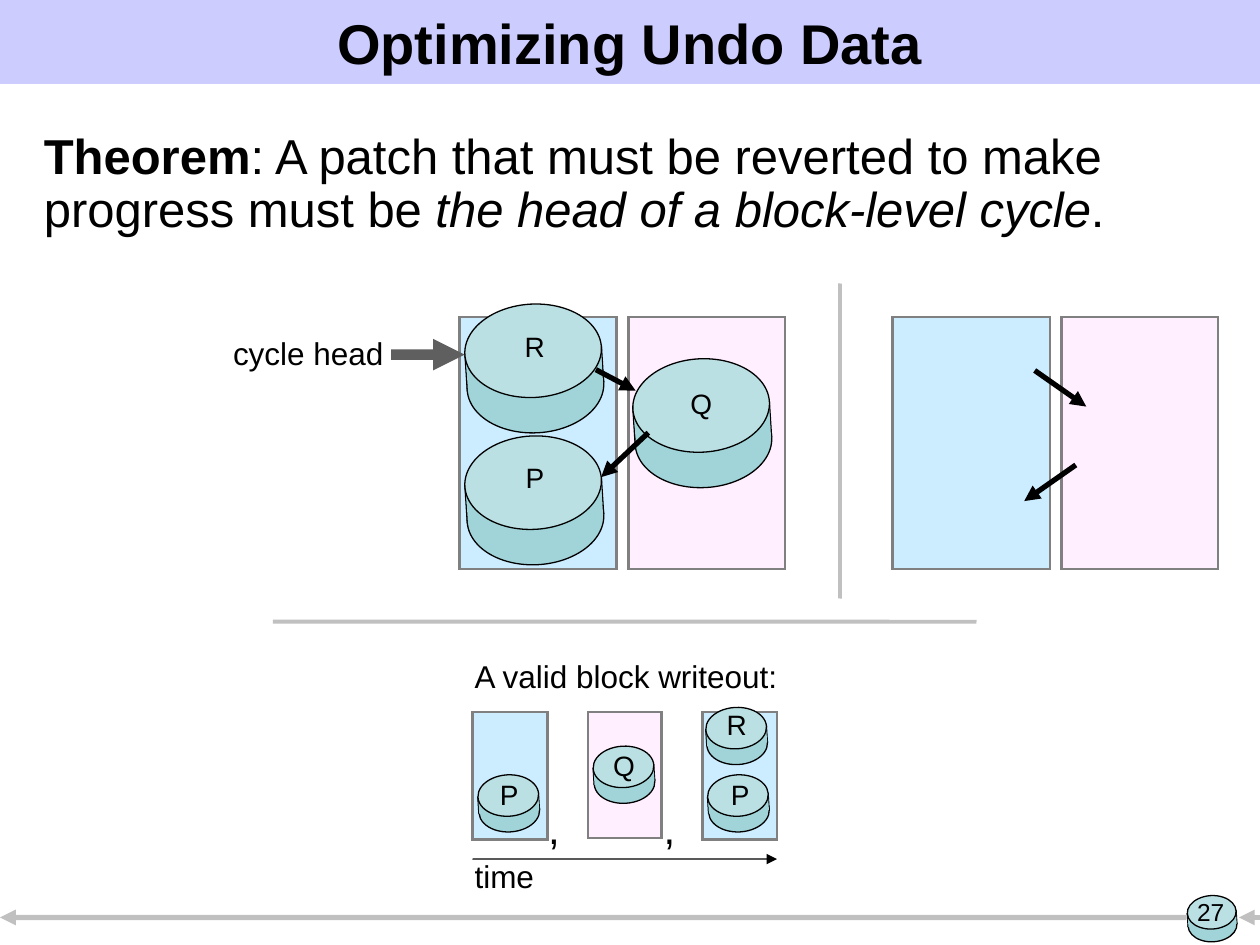
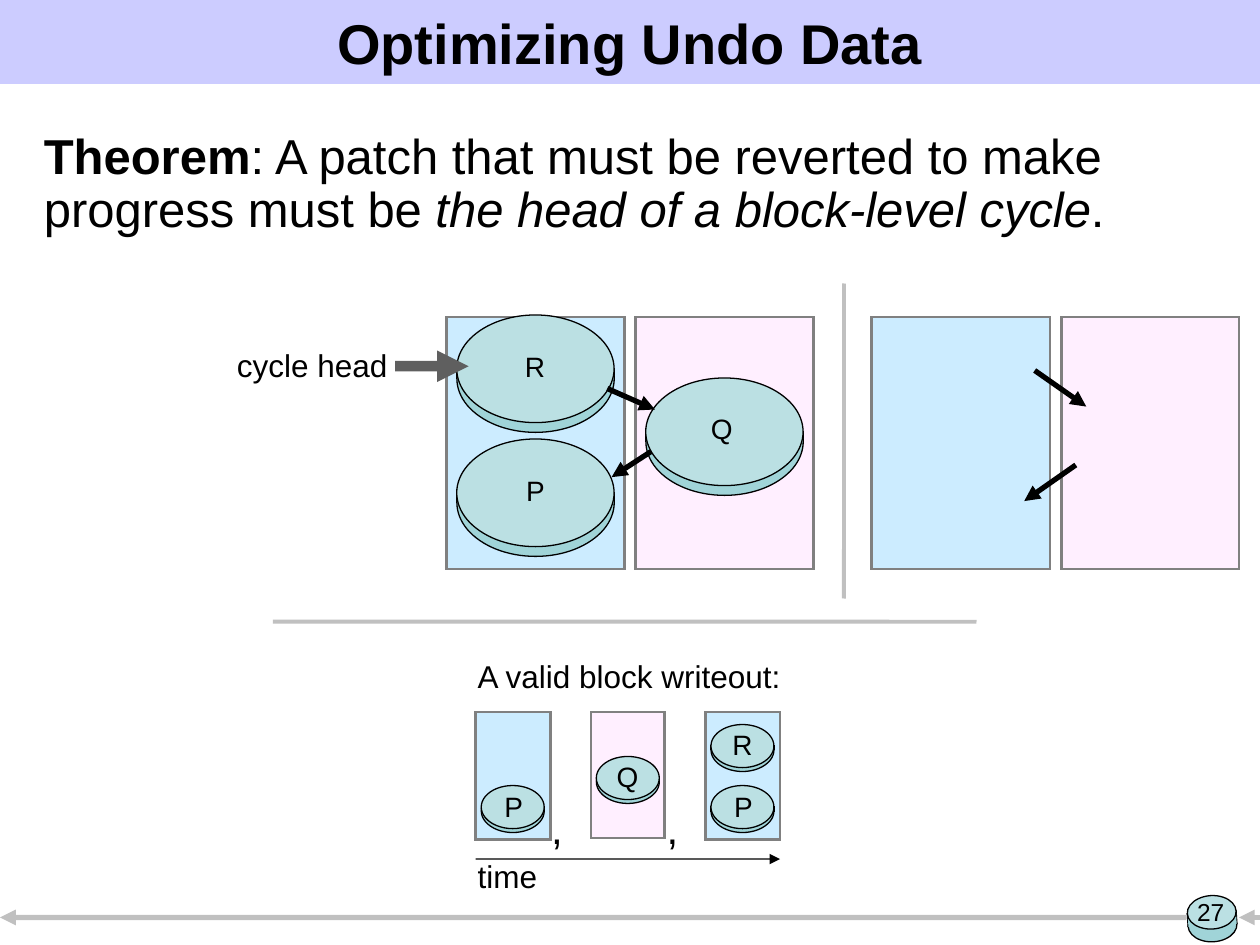
Before and after one commit to ucla-readable/fstitch-doc, a slide deck: slide 27 of sosp/pres.ppt. Drawn at 1260x945 pixels with LibreOffice and Linux fonts; fonts in the diff are those of the drawing. Boxes give left, top, right and bottom in pixels: in the first picture for what was removed or moved away, otherwise in the second. Text is boxed around its words. In the diff, an @@ line names an element or a change of style, - is before the commit and + after.

```diff
--- a/sosp/pres.ppt
+++ b/sosp/pres.ppt
@@ 1 rectangle, 1 text, 1 line: place and size @@
-1 rectangle, 1 text, 1 line at (536,284,840,859)
+1 rectangle, 1 text, 1 line at (539,284,844,859)
@@ rectangle: place and size @@
-rectangle at (459,317,617,569)
+rectangle at (446,318,625,570)
@@ rectangle: place and size @@
-rectangle at (629,318,785,570)
+rectangle at (635,318,814,570)
@@ rectangle: place and size @@
-rectangle at (893,317,1050,569)
+rectangle at (871,318,1050,570)
@@ rectangle: place and size @@
-rectangle at (1062,318,1218,570)
+rectangle at (1062,317,1239,569)
@@ text "cycle head": place and size @@
-text "cycle head" at (233,342,383,371)
+text "cycle head" at (237,354,387,383)
@@ text "R": place and size @@
-text "R" at (525,337,545,357)
+text "R" at (525,357,545,377)
@@ 2 texts, 1 arrow: place and size @@
-2 texts, 1 arrow at (391,354,750,805)
+2 texts, 1 arrow at (396,367,753,817)
@@ arrow moved from (596, 369) - (636, 391) to (607, 388) - (655, 410) @@
@@ text "Q": place and size @@
-text "Q" at (690,394,712,419)
+text "Q" at (711,419,733,444)
@@ rotation 356 to 0 degrees in 28 elements at (711,790,774,833), (481,790,544,833), (596,760,659,803), (711,728,774,771), (711,785,774,828), (596,756,659,799), (481,785,544,828), (457,325,615,432), (711,724,774,767), (457,438,615,546), (457,449,615,556), (646,388,804,495), (457,315,615,422), (481,805,543,810), (711,805,772,810), (597,776,659,781), (711,806,774,810), (481,806,544,810), (596,777,659,781), (711,745,772,750), (457,364,614,378), (711,746,774,750), (646,378,804,485), (457,493,615,503), (457,489,614,503), (457,369,615,379), (646,427,803,441), (646,432,804,442) @@
@@ text "P": place and size @@
-text "P" at (526,468,545,488)
+text "P" at (526,481,545,501)
@@ arrow moved from (649, 432) - (601, 478) to (651, 451) - (611, 478) @@
@@ text "R": place and size @@
-text "R" at (727,715,747,735)
+text "R" at (732,735,752,755)
@@ text "Q": place and size @@
-text "Q" at (613,756,635,782)
+text "Q" at (617,767,639,792)
```
Also in this commit, not shown: 17 other slides changed, 1 slide added, 2 slides removed.
